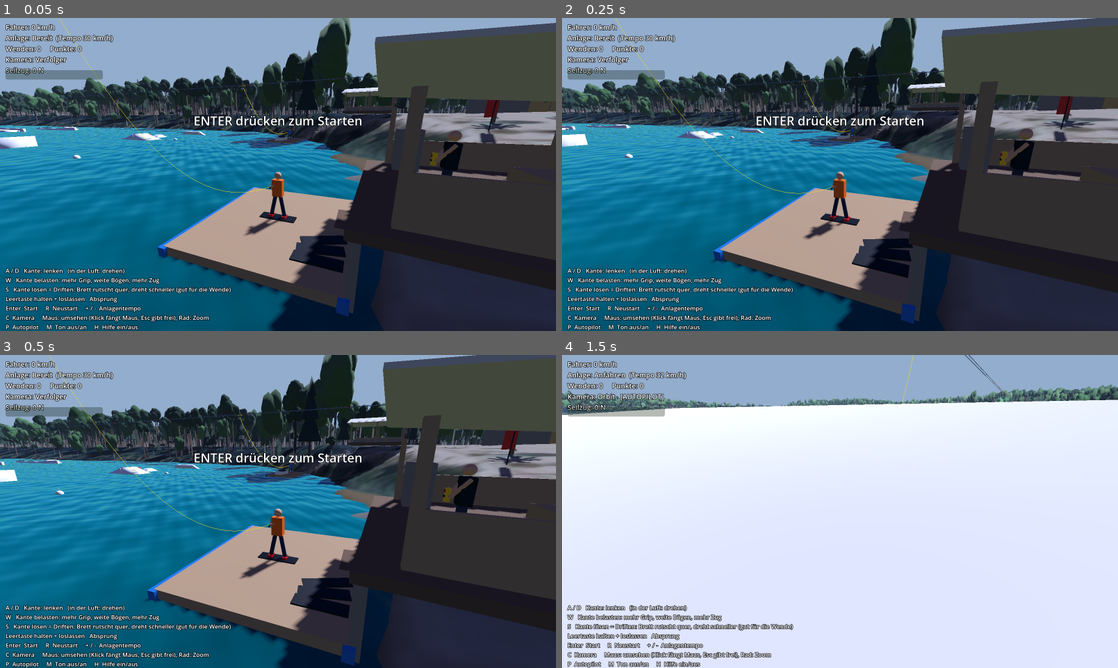
Above: before the commit, frames 1-4 (two rows, left to right).
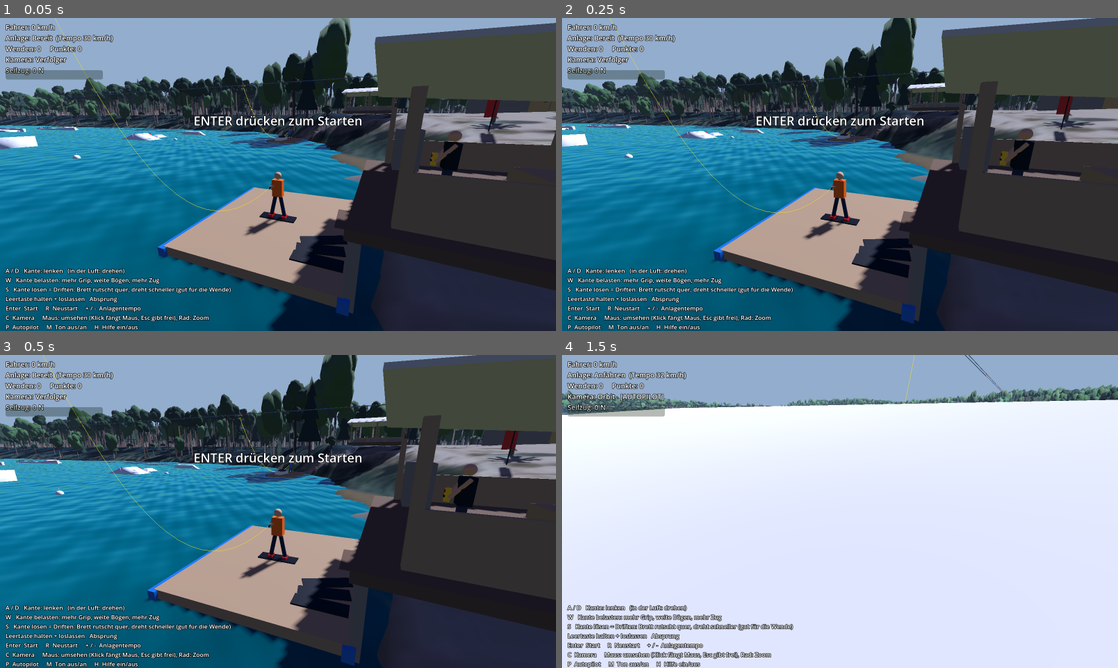
Above: after the commit, the same moments.

Repository: kimpixel/wakeportGame
Game: Godot game, scene res://main.tscn
The game is run twice, just before and just after one commit, with the same random seed, the same clock (stepped at 60 frames per second) and the same inputs.
Inputs (mouse positions are in pixels of both pictures, inside the frame that each line leads up to):
- Up to frame 1 (0.05 s): no input
- Up to frame 2 (0.25 s): no input
- Up to frame 3 (0.5 s): no input
- Up to frame 4 (1.5 s): tap Enter (start) at 0.5 s; move the mouse to (962, 495) at 0.52 s; hold D (steer_right) 0.53-1.28 s; hold P (autopilot) 0.53-1.28 s; click (962, 495) at 0.67 s; tap Space (jump) at 0.77 s; move the mouse to (812, 511) at 1.27 s; hold Page Up (speed_up) from 1.28 s (still down); tap C (camera) at 1.35 s

The runs differ from the first frame. In frame 1, 0.3% of the frame differs, in the area x 9-52%, y 0-62%; in frame 2, 0.3%; in frame 3, 0.3%, in the area x 7-52%, y 0-63%; in frame 4, less than 0.1%.

Commit message:
Zugseil 16 m
Co-Authored-By: Claude Opus 5.5 <noreply@anthropic.com>

Diff:
--- a/scripts/rider.gd
+++ b/scripts/rider.gd
@@ -16,7 +16,7 @@
 
 const MASS := 80.0
 const GRAVITY := 9.81
-const ROPE_LENGTH := 14.0       # Zugseil Griff bis Carrier
+const ROPE_LENGTH := 16.0       # Zugseil Griff bis Carrier
 const ROPE_STIFFNESS := 2600.0
 const ROPE_DAMPING := 250.0
 const HANDLE_HEIGHT := 1.0
